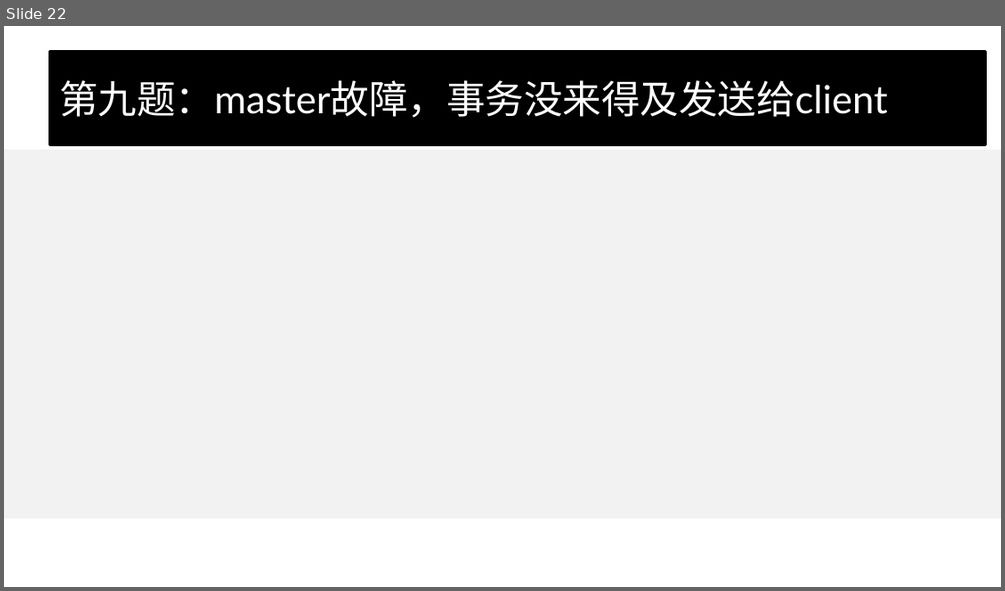
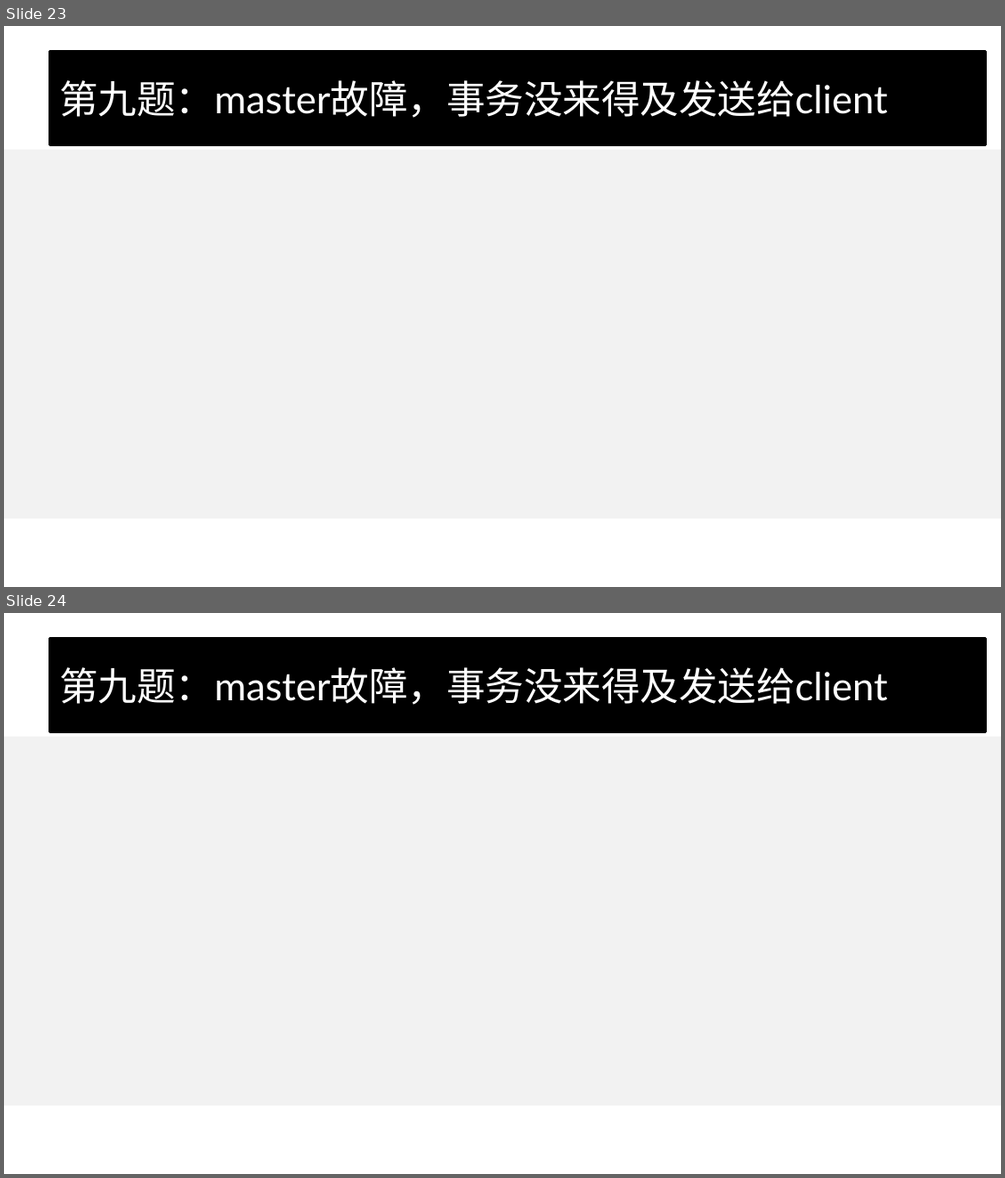
Before and after one commit to wangcy6/weekly, a slide deck: ppt/2020/服务器设计_组件篇.pptx. Shown one above the other, each under a label of ours: slide 22 before the commit, slides 23 and 24 after it. The pictures are 1005x591 and 1005x1178 pixels, drawn with LibreOffice and Linux fonts; fonts in the diff are those of the drawing; background and template pictures are left out. Boxes give left, top, right and bottom in pixels: in the first picture for what was removed or moved away, otherwise in the second. Text is boxed around its words. In the diff, an @@ line names an element or a change of style, - is before the commit and + after.

```diff
--- a/ppt/2020/服务器设计_组件篇.pptx
+++ b/ppt/2020/服务器设计_组件篇.pptx
@@ slide 24 added at [4, 613, 1001, 1174], background #FFFFFF; not listed: 1 template element that a slide beside it also shows @@
@@ title added at [50, 638, 986, 731], fill #000000, outline #000000 2 pt, 28 pt, text #FFFFFF @@
+第九题：master故障，事务没来得及发送给client
@@ what was slide 22 is now slide 23 @@
```
Also in this commit, not shown: 1 other slide added, 2 other files.
